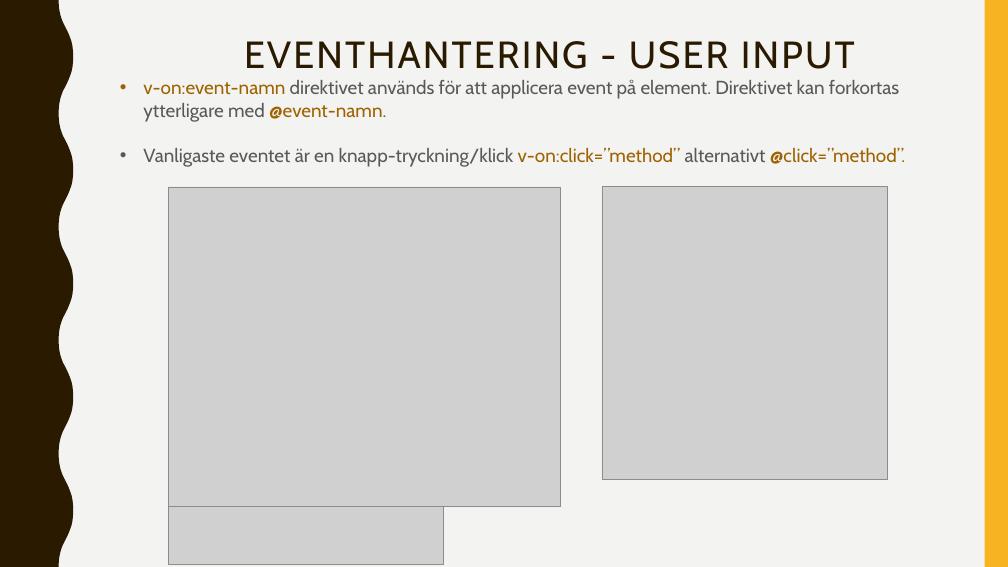
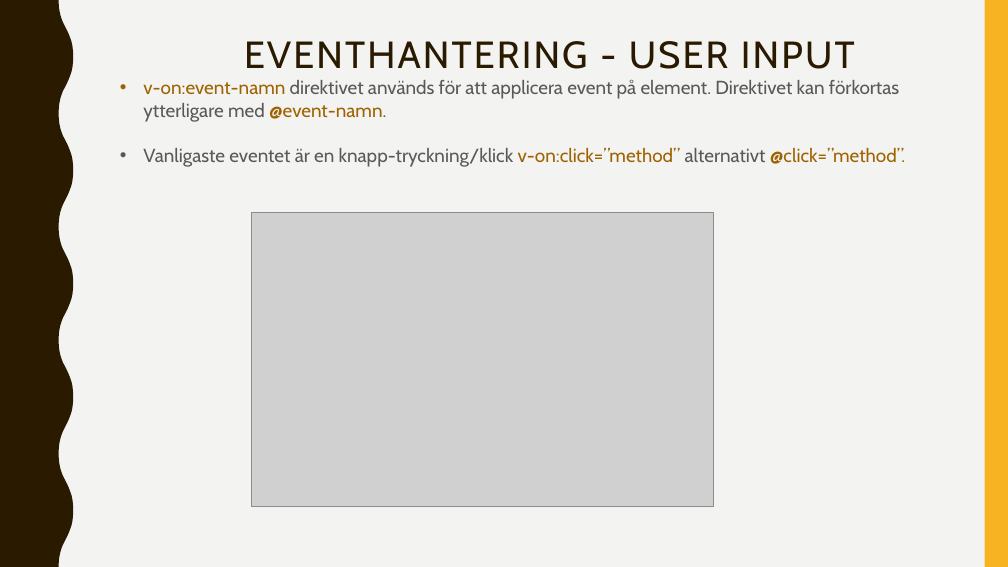
Before and after one commit to abbjetmus/programmering-produktion, a slide deck: slide 8 of 4. Vue/Vue.pptx (slide 10 before the commit). Drawn at 1008x567 pixels with LibreOffice and Linux fonts; fonts in the diff are those of the drawing; grey boxes stand for pictures. Boxes give left, top, right and bottom in pixels: in the first picture for what was removed or moved away, otherwise in the second. Text is boxed around its words. In the diff, an @@ line names an element or a change of style, - is before the commit and + after.

```diff
--- a/4. Vue/Vue.pptx
+++ b/4. Vue/Vue.pptx
@@ text at (143,80,899,122): text changed @@
-• v-on:event-namn direktivet används för att applicera event på element. Direktivet kan forkortas ytterligare med @event-namn.
+• v-on:event-namn direktivet används för att applicera event på element. Direktivet kan förkortas ytterligare med @event-namn.
@@ picture removed at (603,187,888,479) @@
@@ picture: place and size @@
-picture at (168,187,560,507)
+picture at (252,212,713,507)
@@ picture removed at (168,507,443,564) @@
```
Also in this commit, not shown: 6 other slides changed, 1 slide added, 15 slides removed, 3 other files.
